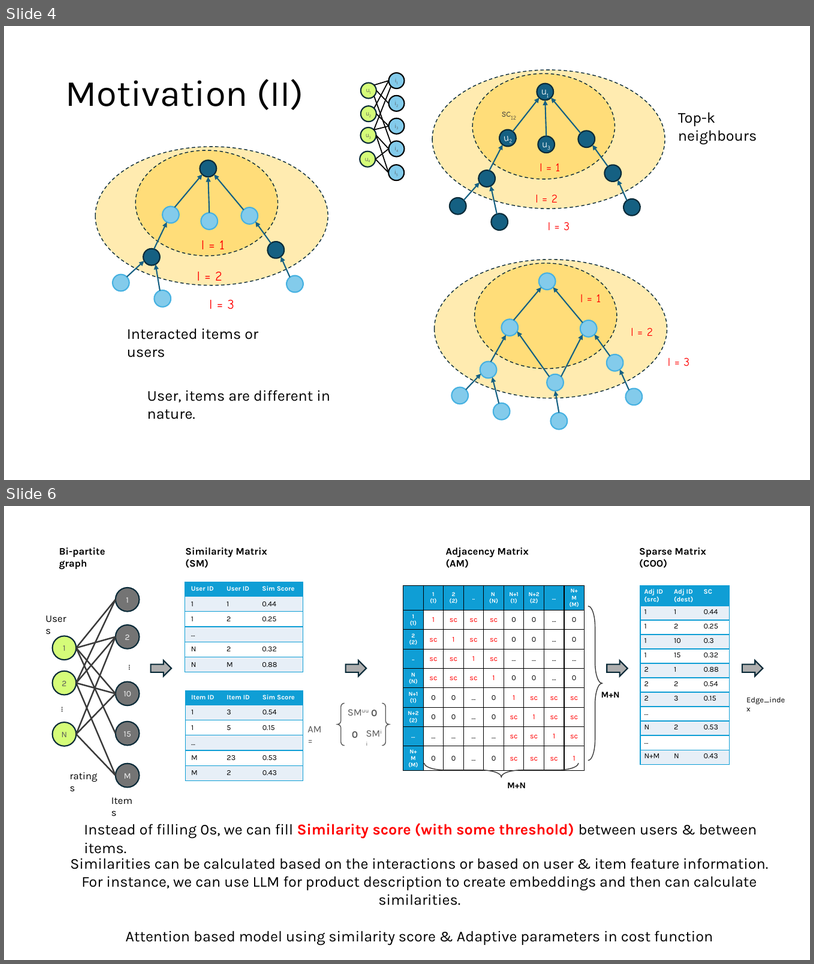
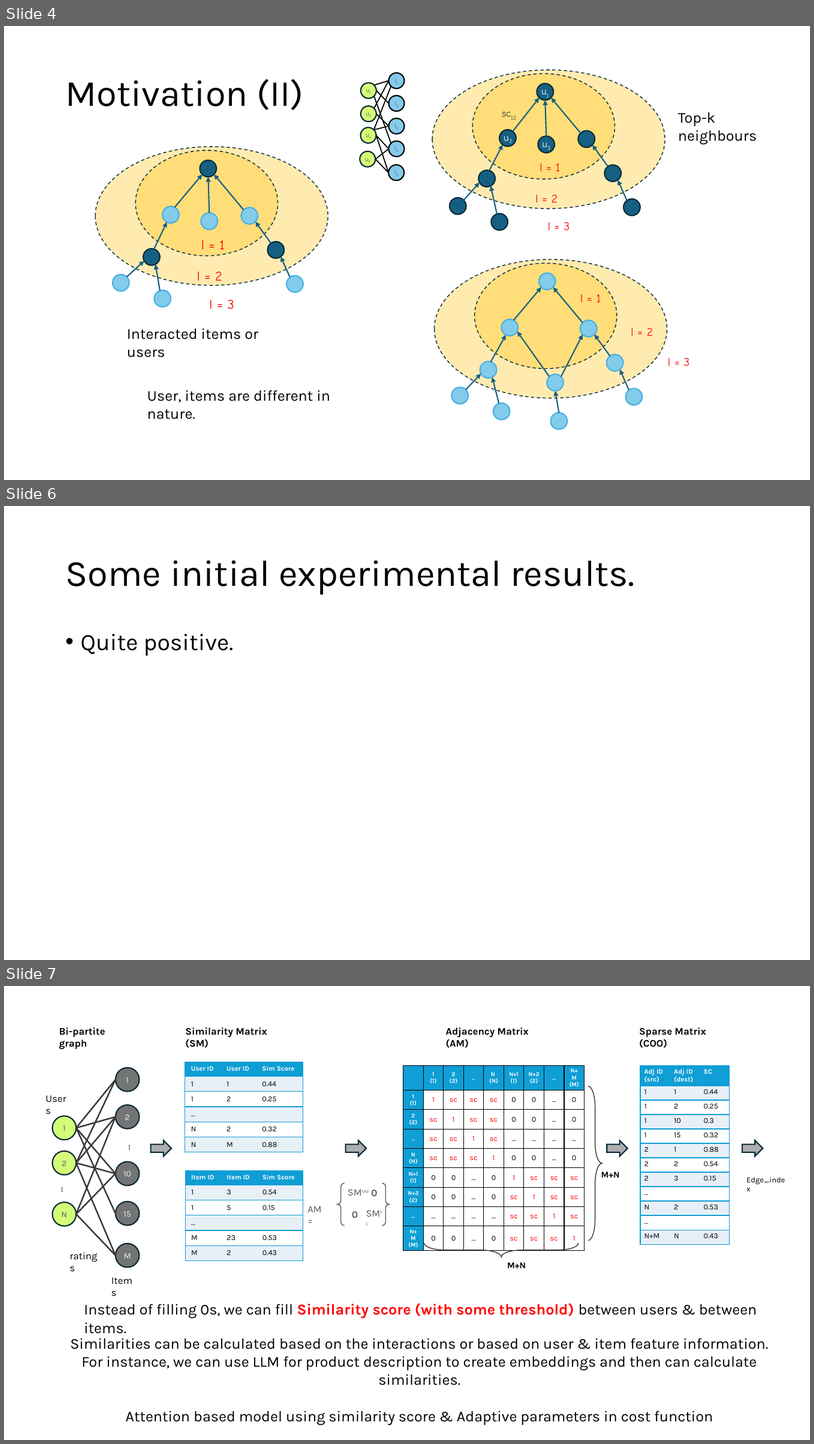
Before and after one commit to tseesurenb/hyperGCN, a slide deck: ppt/HyperGCN_20240830.pptx. Shown one above the other, each under a label of ours: slides 4 and 6 before the commit, slides 4, 6 and 7 after it; the slides between them are not shown. The pictures are 814x964 and 814x1444 pixels, drawn with LibreOffice and Linux fonts; fonts in the diff are those of the drawing. Boxes give left, top, right and bottom in pixels: in the first picture for what was removed or moved away, otherwise in the second. Text is boxed around its words. In the diff, an @@ line names an element or a change of style, - is before the commit and + after.

```diff
--- a/ppt/HyperGCN_20240830.pptx
+++ b/ppt/HyperGCN_20240830.pptx
@@ slide 6 added at [4,506,810,960], background #FFFFFF @@
@@ title added at [65,560,635,595], 44 pt, text #000000 @@
+Some initial experimental results.
@@ text added at [81,634,234,656], 28 pt, text #000000 @@
+• Quite positive.
@@ what was slide 6 is now slide 7 @@
```
Also in this commit, not shown: 1 slide changed, 1 other slide added, 4 other files.
